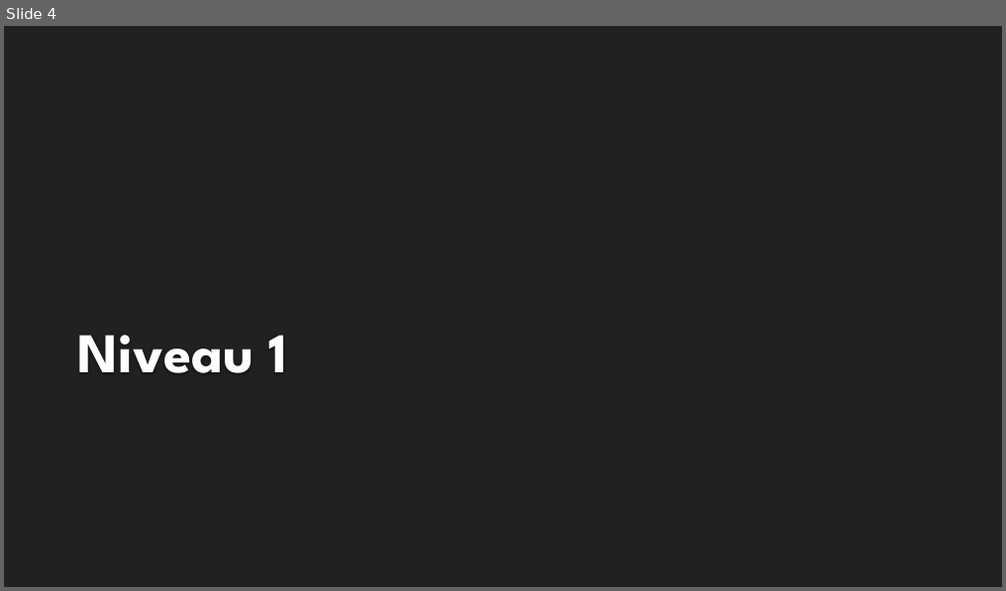
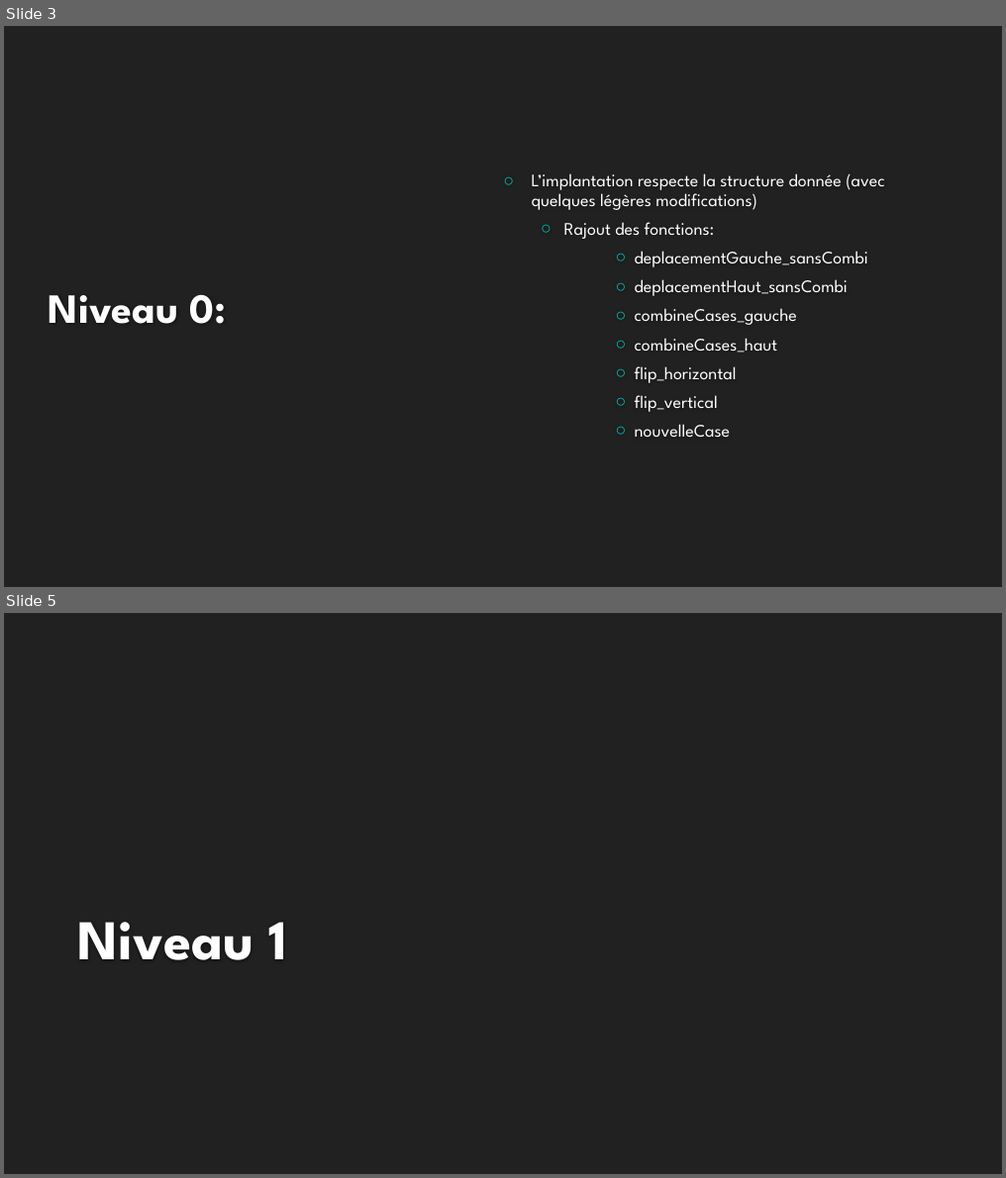
Before and after one commit to meethyrh/Projet2048v3, a slide deck: Soutenance.pptx. Shown one above the other, each under a label of ours: slide 4 before the commit, slides 3 and 5 after it; the slides between them are not shown. The pictures are 1006x591 and 1006x1178 pixels, drawn with LibreOffice and Linux fonts; fonts in the diff are those of the drawing; background and template pictures are left out. Boxes give left, top, right and bottom in pixels: in the first picture for what was removed or moved away, otherwise in the second. Text is boxed around its words. In the diff, an @@ line names an element or a change of style, - is before the commit and + after.

```diff
--- a/Soutenance.pptx
+++ b/Soutenance.pptx
@@ slide 3 added at <box>4,26,1002,587</box>, background #212121 @@
@@ text added at <box>532,174,884,437</box>, 17 pt, text #FFFFFF @@
+○ L’implantation respecte la structure donnée (avec quelques légères modifications)
+  ○ Rajout des fonctions:
+      ○ deplacementGauche_sansCombi
+      ○ deplacementHaut_sansCombi
+      ○ combineCases_gauche
+      ○ combineCases_haut
+      ○ flip_horizontal
+      ○ flip_vertical
+      ○ nouvelleCase
@@ title added at <box>49,295,226,324</box>, 40 pt, text #FEFEFE, bold @@
+Niveau 0:
@@ what was slide 4 is now slide 5 @@
```
Also in this commit, not shown: 1 slide changed.
